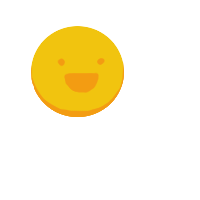
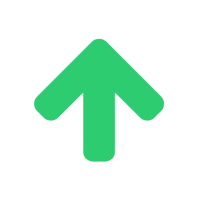
Before/after of a 200×200 layered artwork. What changed in the layer stack:
renamed "Layer copy" to "Pasted Layer", hid it, moved it above "Layer #1", painted on it over [31, 26, 165, 162]
painted on "Layer #1" over [31, 38, 165, 162]
